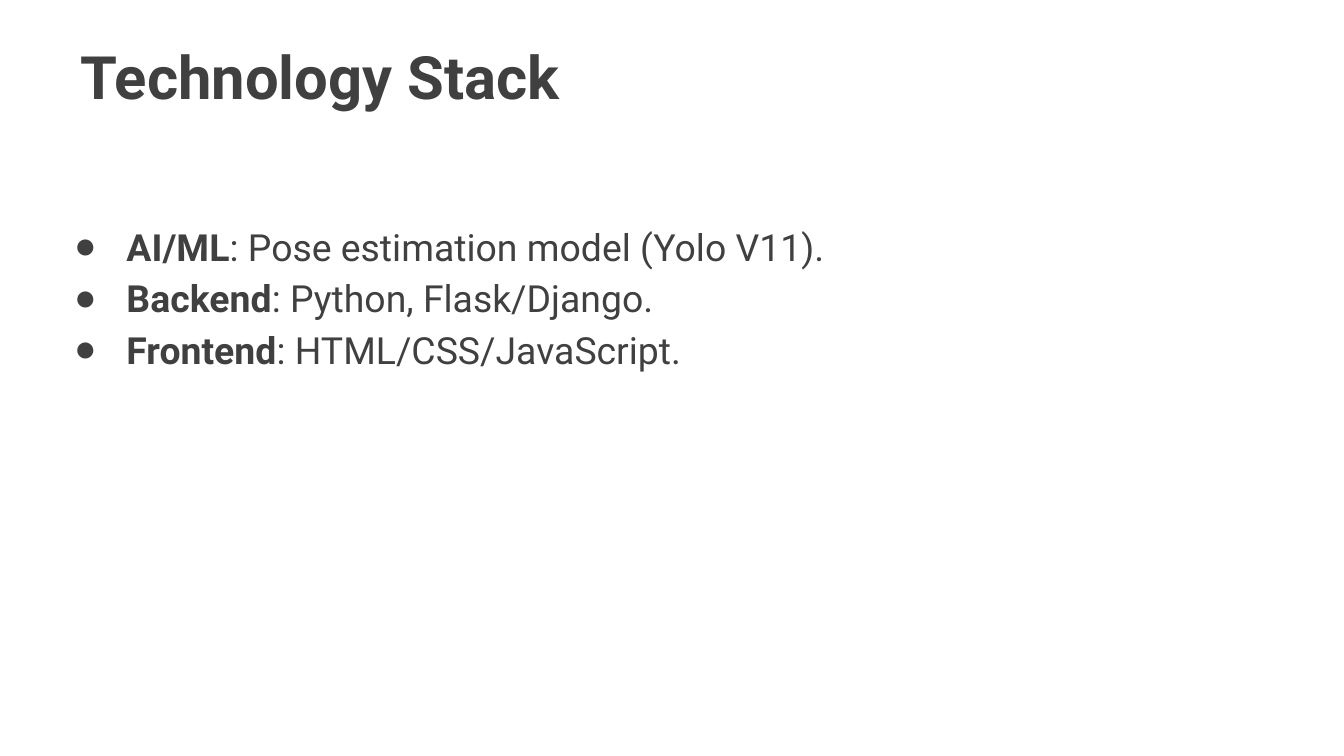
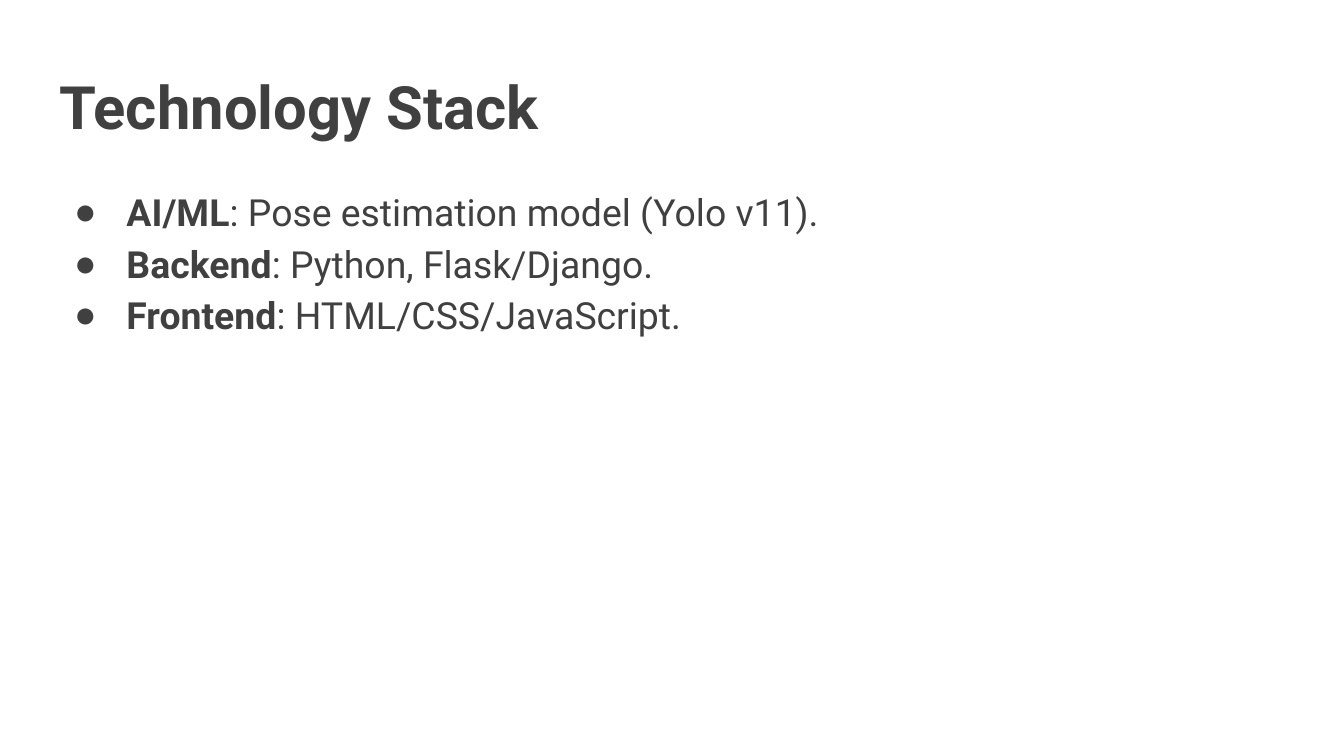
Before and after one commit to silenttundre/VirtualWorkoutBuddy, a slide deck: slide 7 of Virtual Workout Buddy.pptx. Drawn at 1344x756 pixels with LibreOffice and Linux fonts; fonts in the diff are those of the drawing. Boxes give left, top, right and bottom in pixels: in the first picture for what was removed or moved away, otherwise in the second. Text is boxed around its words. In the diff, an @@ line names an element or a change of style, - is before the commit and + after.

```diff
--- a/Virtual Workout Buddy.pptx
+++ b/Virtual Workout Buddy.pptx
@@ title "Technology Stack": place and size @@
-title "Technology Stack" at (80,54,560,112)
+title "Technology Stack" at (59,84,538,142)
@@ title "Technology Stack" at (59,84,538,142): line spacing 1 to 1.78; more space between paragraphs @@
@@ text "AI/ML: Pose estimation model (Yolo ...": place and size @@
-text "AI/ML: Pose estimation model (Yolo ..." at (126,231,825,372)
+text "AI/ML: Pose estimation model (Yolo ..." at (126,196,819,337)
@@ text at (126,196,819,235): text changed @@
-● AI/ML: Pose estimation model (Yolo V11).
+● AI/ML: Pose estimation model (Yolo v11).
```
Also in this commit, not shown: 7 other slides changed, 3 slides added, 3 slides removed, 3 other files.
